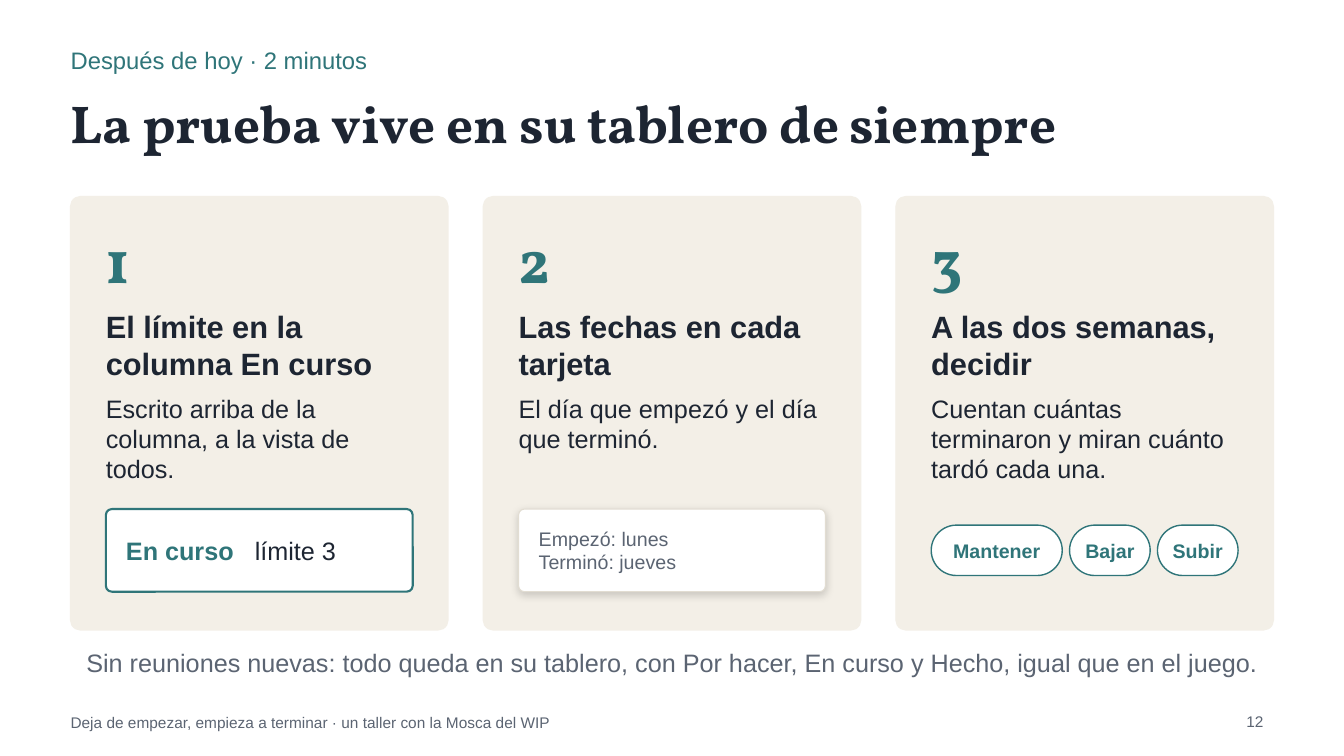
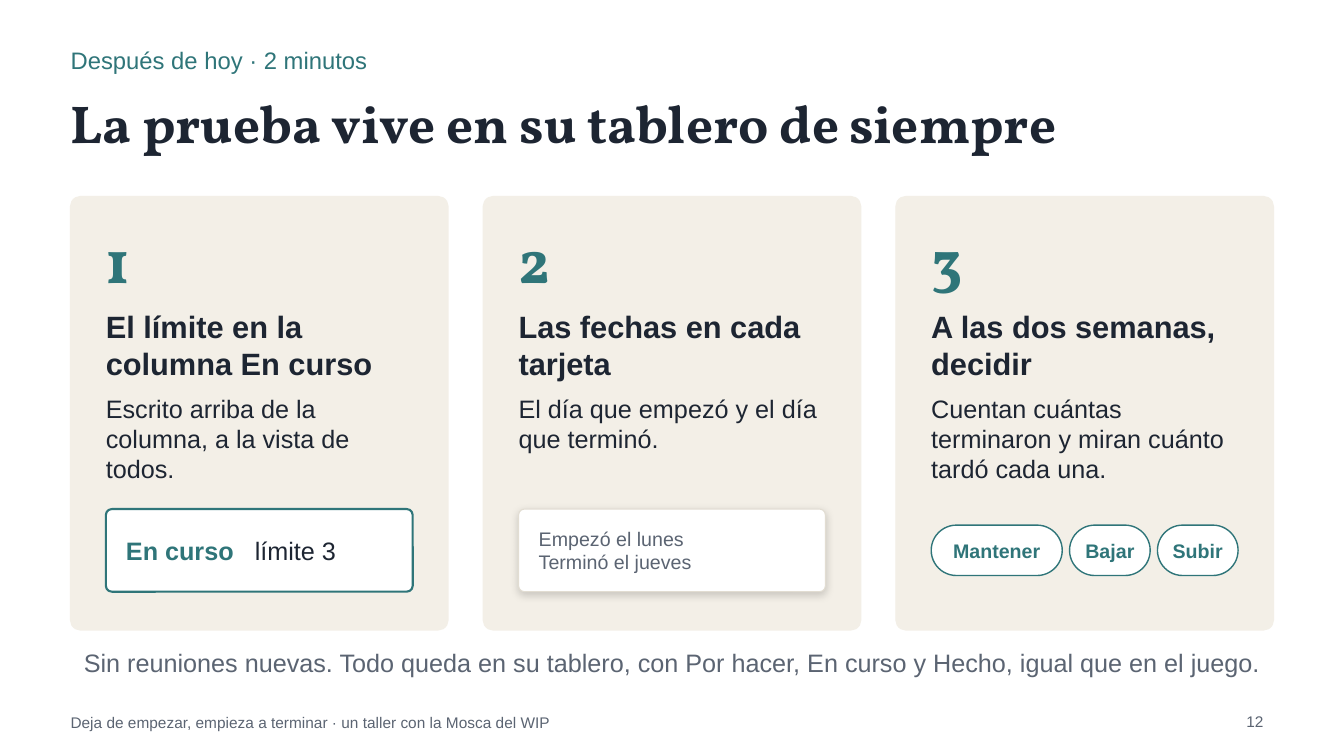
Before and after one commit to ferfelan/mosca-del-wip, a slide deck: slide 12 of public/taller/Mosca-del-WIP-Taller-Presentacion.pptx. Drawn at 1344x756 pixels with LibreOffice and Linux fonts; fonts in the diff are those of the drawing. Boxes give left, top, right and bottom in pixels: in the first picture for what was removed or moved away, otherwise in the second. Text is boxed around its words. In the diff, an @@ line names an element or a change of style, - is before the commit and + after.

```diff
--- a/public/taller/Mosca-del-WIP-Taller-Presentacion.pptx
+++ b/public/taller/Mosca-del-WIP-Taller-Presentacion.pptx
@@ text at bbox=[539, 531, 692, 573]: text changed @@
-Empezó: lunes
-Terminó: jueves
+Empezó el lunes
+Terminó el jueves
@@ text at bbox=[84, 653, 1260, 677]: text changed @@
-Sin reuniones nuevas: todo queda en su tablero, con Por hacer, En curso y Hecho, igual que en el juego.
+Sin reuniones nuevas. Todo queda en su tablero, con Por hacer, En curso y Hecho, igual que en el juego.
```
Also in this commit, not shown: 7 other slides changed, 26 other files.
